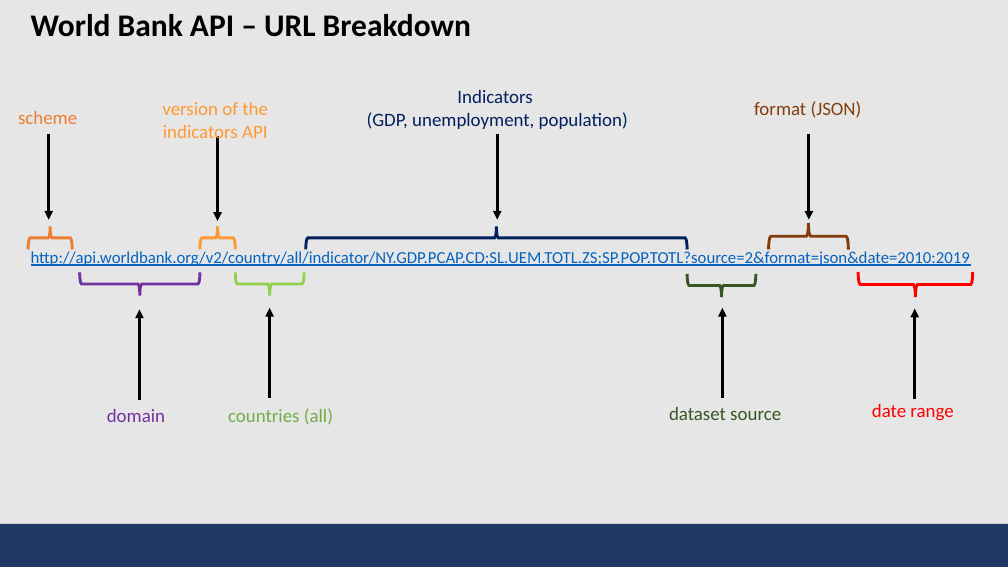
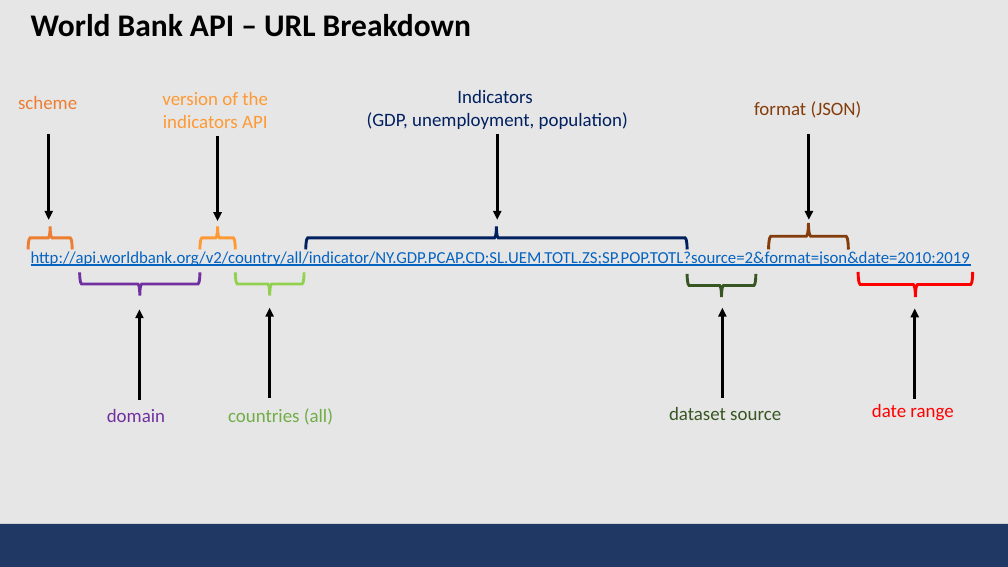
Before and after one commit to bmbln/Team_Manila, a slide deck: slide 4 of DE Term Project/DE_TermProject2_Presentation.pptx. Drawn at 1008x567 pixels with LibreOffice and Linux fonts; fonts in the diff are those of the drawing. Boxes give left, top, right and bottom in pixels: in the first picture for what was removed or moved away, otherwise in the second. Text is boxed around its words. In the diff, an @@ line names an element or a change of style, - is before the commit and + after.

```diff
--- a/DE Term Project/DE_TermProject2_Presentation.pptx
+++ b/DE Term Project/DE_TermProject2_Presentation.pptx
@@ text "scheme": place and size @@
-text "scheme" at [18,111,77,124]
+text "scheme" at [18,96,77,109]
@@ text "version of the indicators API" rewrapped from [162,102,268,144] to [162,92,268,128] @@
```
Also in this commit, not shown: 4 other slides changed.
